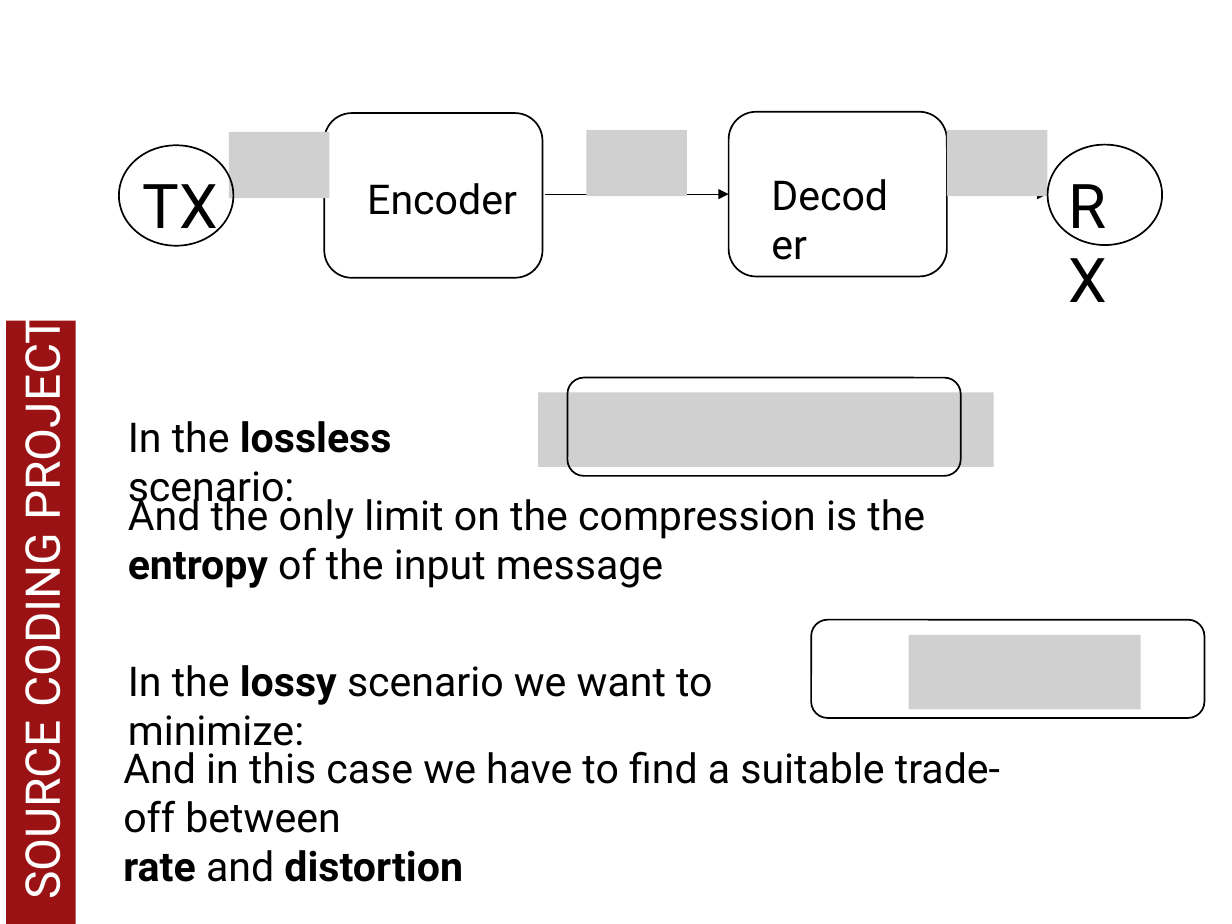
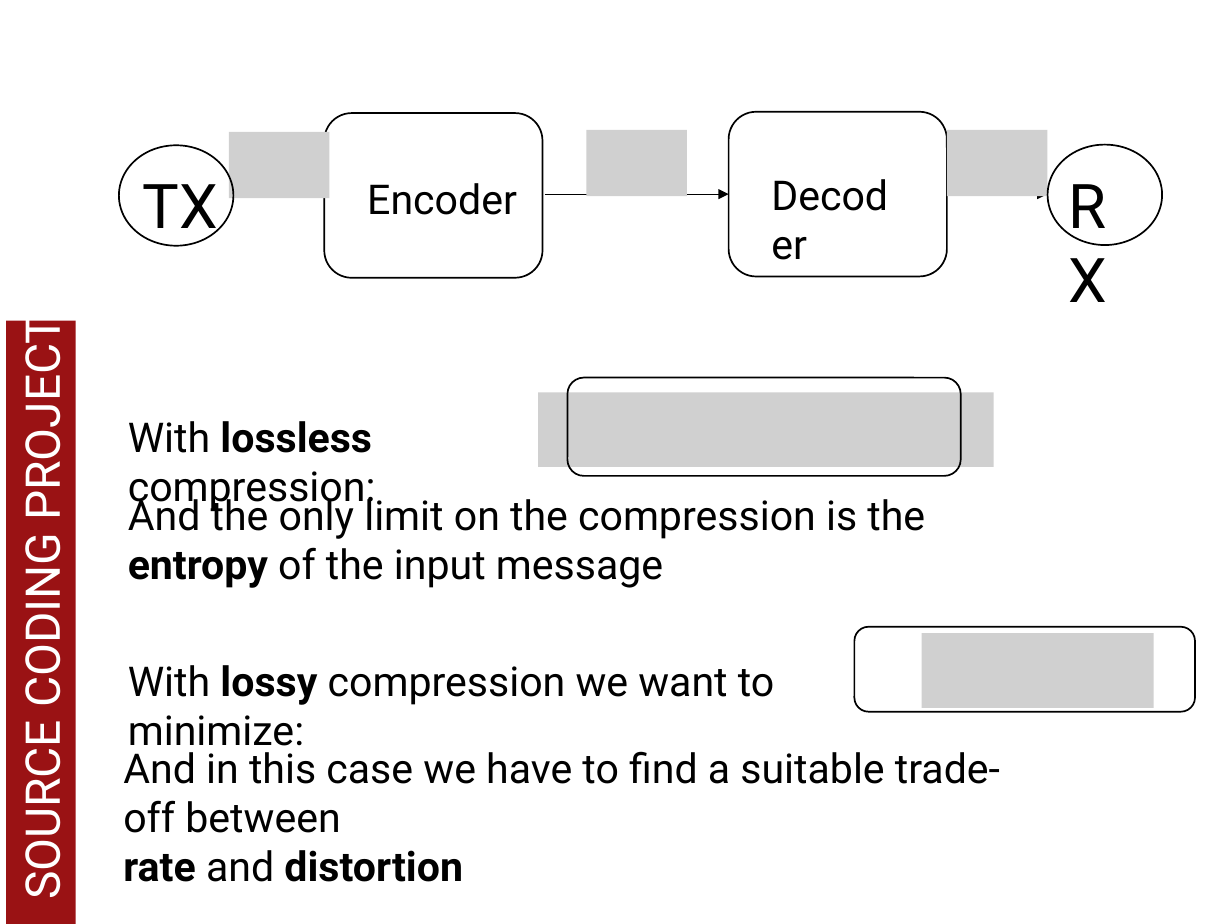
Before and after one commit to MatteoDrago/sc-project, a slide deck: slide 3 of presentation/sc_project_presentation.pptx. Drawn at 1232x924 pixels with LibreOffice and Linux fonts; fonts in the diff are those of the drawing; grey boxes stand for pictures; background and template pictures are left out. Boxes give left, top, right and bottom in pixels: in the first picture for what was removed or moved away, otherwise in the second. Text is boxed around its words. In the diff, an @@ line names an element or a change of style, - is before the commit and + after.

Commit message:
Last update, exam finished

```diff
--- a/presentation/sc_project_presentation.pptx
+++ b/presentation/sc_project_presentation.pptx
@@ text at <box>128,421,376,512</box>: text changed @@
-In the lossless scenario:
+With lossless compression:
@@ rounded rectangle: place and size @@
-rounded rectangle at <box>811,620,1204,718</box>
+rounded rectangle at <box>855,627,1195,712</box>
@@ picture: place and size @@
-picture at <box>909,634,1141,710</box>
+picture at <box>922,633,1153,708</box>
@@ text at <box>128,665,774,755</box>: text changed @@
-In the lossy scenario we want to minimize:
+With lossy compression we want to minimize:
```
